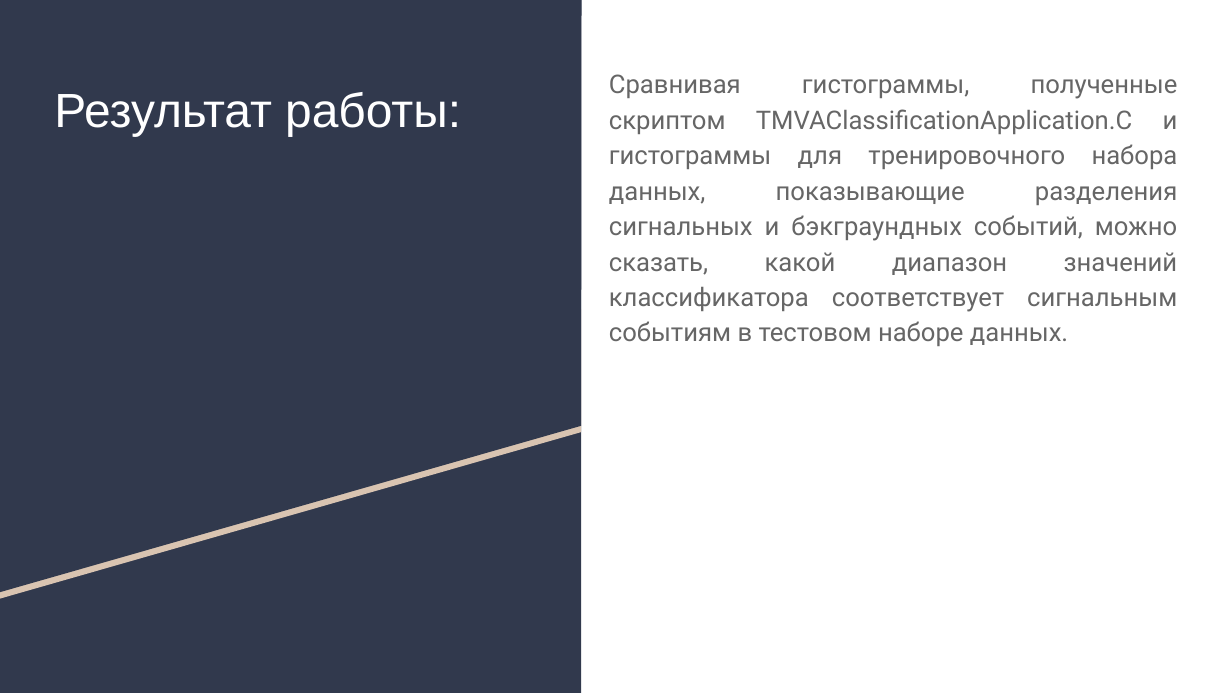
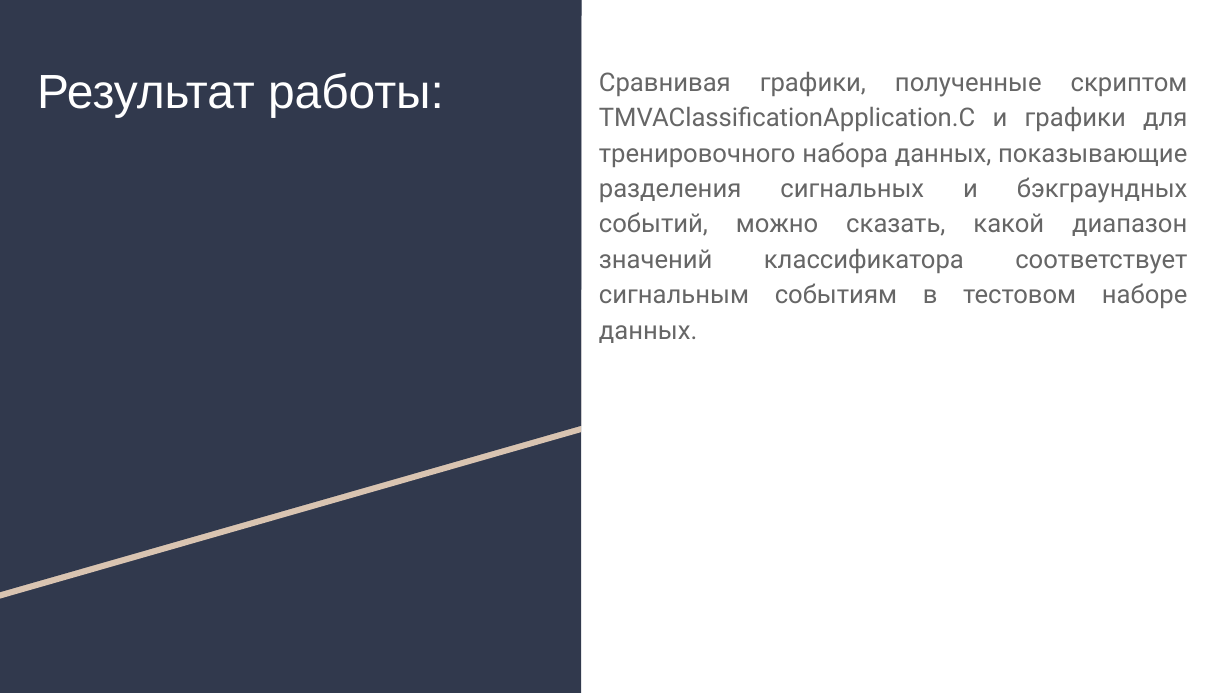
Before and after one commit to AlexanderUzunyan/TestProject, a slide deck: slide 12 of neuro/doc/TMVA.odp (slide 11 before the commit). Drawn at 1232x693 pixels with LibreOffice and Linux fonts; fonts in the diff are those of the drawing. Boxes give left, top, right and bottom in pixels: in the first picture for what was removed or moved away, otherwise in the second. Text is boxed around its words. In the diff, an @@ line names an element or a change of style, - is before the commit and + after.

```diff
--- a/neuro/doc/TMVA.odp
+++ b/neuro/doc/TMVA.odp
@@ title "Результат работы:": place and size @@
-title "Результат работы:" at [54,92,461,136]
+title "Результат работы:" at [37,73,444,118]
@@ text at [599,72,1188,343]: text changed @@
-Сравнивая гистограммы, полученные скриптом TMVAClassificationApplication.C и гистограммы для тренировочного набора данных, показывающие разделения сигнальных и бэкграундных событий, можно сказать, какой диапазон значений классификатора соответствует сигнальным событиям в тестовом наборе данных.
+Сравнивая графики, полученные скриптом TMVAClassificationApplication.C и графики для тренировочного набора данных, показывающие разделения сигнальных и бэкграундных событий, можно сказать, какой диапазон значений классификатора соответствует сигнальным событиям в тестовом наборе данных.
```
Also in this commit, not shown: 4 other slides changed, 5 slides added, 4 slides removed, 1 other file.
